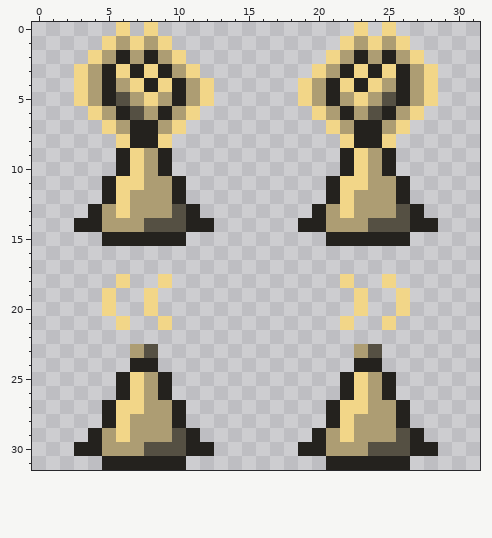
Two states of a pixel-art sprite, Textures/Torch.png. Above: the version before the commit.
The file is 32x32 pixels.
Now the later version:
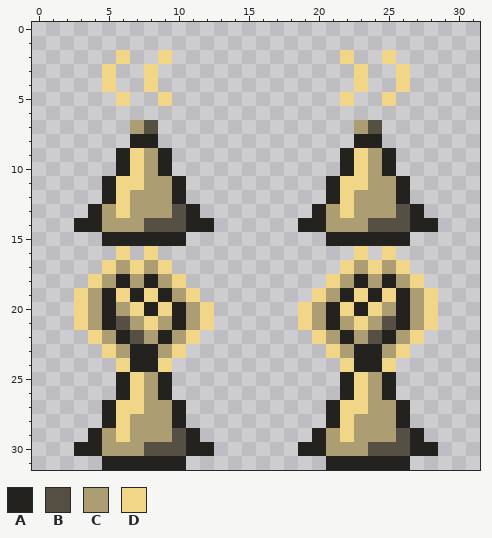
Palette (. is transparent): A #24221e  B #555043  C #ad9d73  D #f2d688
Difference:
@@ x 0..31 @@
- 0 ......D.D..............D.D......
- 1 .....DCDCD............DCDCD.....
- 2 ....DCACACD..........DCACACD....
- 3 ...DCADADACD........DCADADACD...
- 4 ...DCACDADACD......DCADADCACD...
- 5 ...DCABCDCACD......DCACDCBACD...
- 6 ....DCABCACD........DCACBACD....
- 7 .....DCAACD..........DCAACD.....
- 8 ......DAAD............DAAD......
+ 0 ................................
+ 1 ................................
+ 2 ......D..D............D..D......
+ 3 .....D..D..............D..D.....
+ 4 .....D..D..............D..D.....
+ 5 ......D..D............D..D......
+ 6 ................................
+ 7 .......CB..............CB.......
+ 8 .......AA..............AA.......
  9 ......ADCA............ADCA......
@@ x 0..31 @@
 15 .....AAAAAA..........AAAAAA.....
-16 ................................
-17 ................................
-18 ......D..D............D..D......
-19 .....D..D..............D..D.....
-20 .....D..D..............D..D.....
-21 ......D..D............D..D......
-22 ................................
-23 .......CB..............CB.......
-24 .......AA..............AA.......
+16 ......D.D..............D.D......
+17 .....DCDCD............DCDCD.....
+18 ....DCACACD..........DCACACD....
+19 ...DCADADACD........DCADADACD...
+20 ...DCACDADACD......DCADADCACD...
+21 ...DCABCDCACD......DCACDCBACD...
+22 ....DCABCACD........DCACBACD....
+23 .....DCAACD..........DCAACD.....
+24 ......DAAD............DAAD......
 25 ......ADCA............ADCA......
Boxes around the changes in both pictures, in picture pixels (x1, y1, x2, y2):
changed: (74, 22, 214, 148)
changed: (298, 22, 438, 148)
changed: (74, 246, 214, 372)
changed: (298, 246, 438, 372)
